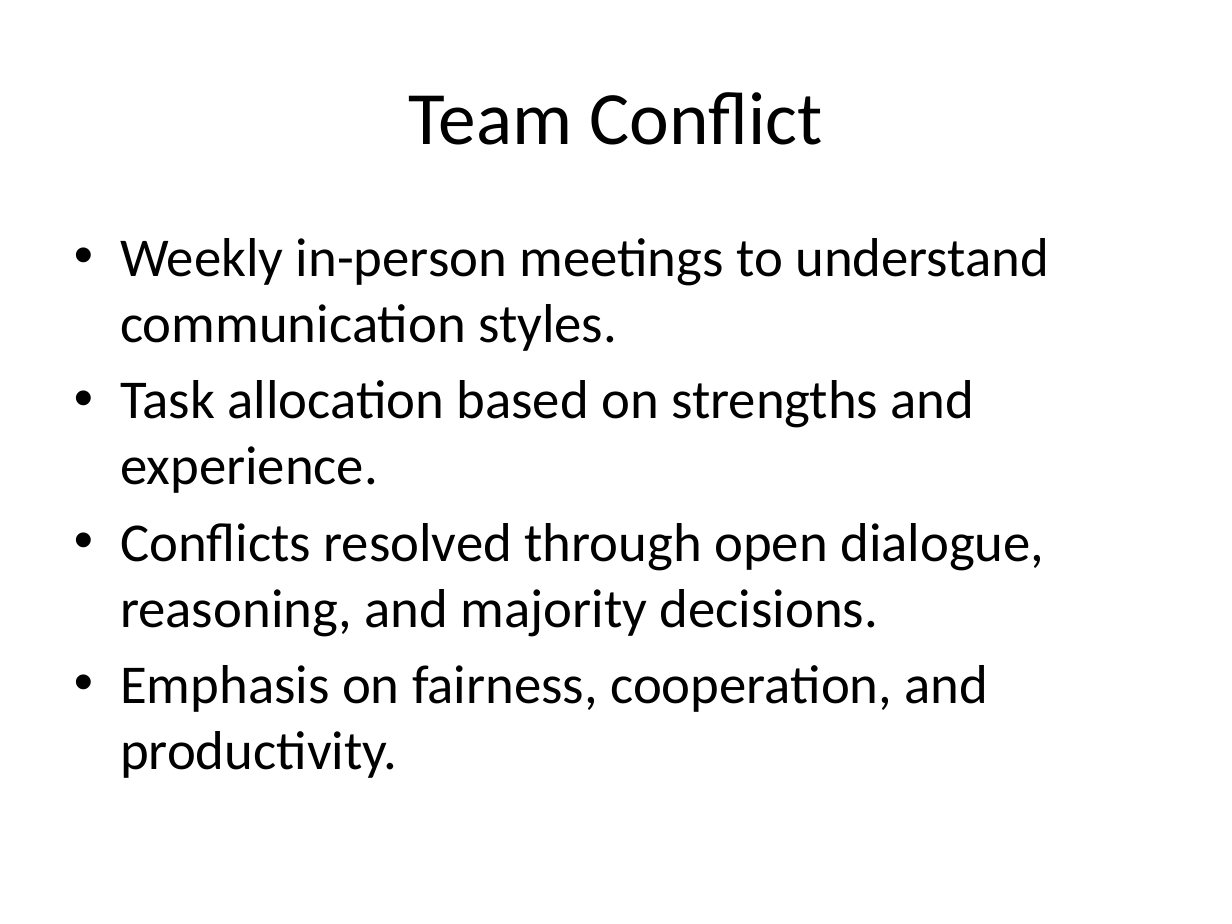
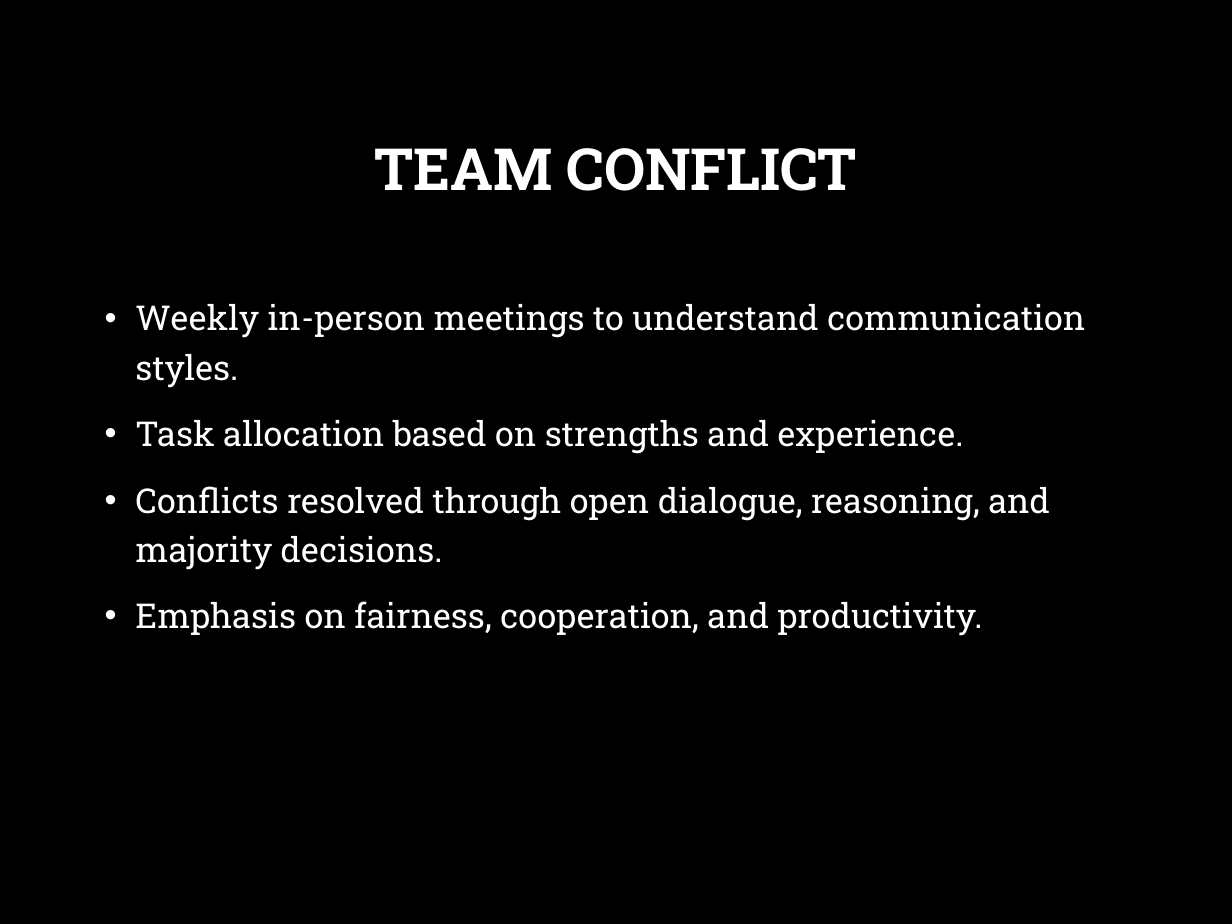
Before and after one commit to yuriiSY/Study-Buddy, a slide deck: slide 7 of Weekly Submissions/Week1/Project Plan.pptx. Drawn at 1232x924 pixels with LibreOffice and Linux fonts; fonts in the diff are those of the drawing; background and template pictures are left out. Boxes give left, top, right and bottom in pixels: in the first picture for what was removed or moved away, otherwise in the second. Text is boxed around its words. In the diff, an @@ line names an element or a change of style, - is before the commit and + after.

```diff
--- a/Weekly Submissions/Week1/Project Plan.pptx
+++ b/Weekly Submissions/Week1/Project Plan.pptx
@@ background #FFFFFF to picture (left out) @@
@@ title at bbox=[374, 148, 856, 191]: text changed; size 44 to 34 pt; font Calibri to Roboto Slab; text colour #000000 to #FFFFFF; bold on @@
-Team Conflict
+TEAM CONFLICT
@@ text "Weekly in-person meetings to understand ...": place and size @@
-text "Weekly in-person meetings to understand ..." at bbox=[120, 238, 1049, 778]
+text "Weekly in-person meetings to understand ..." at bbox=[135, 304, 1085, 636]
@@ text "Weekly in-person meetings to understand ..." at bbox=[135, 304, 1085, 636]: size 32 to 20 pt, font Calibri to Roboto Slab, text colour #000000 to #FFFFFF; indent changed; line spacing 1 to 1.2; more space between paragraphs @@
```
Also in this commit, not shown: 6 other slides changed, 2 slides added.
